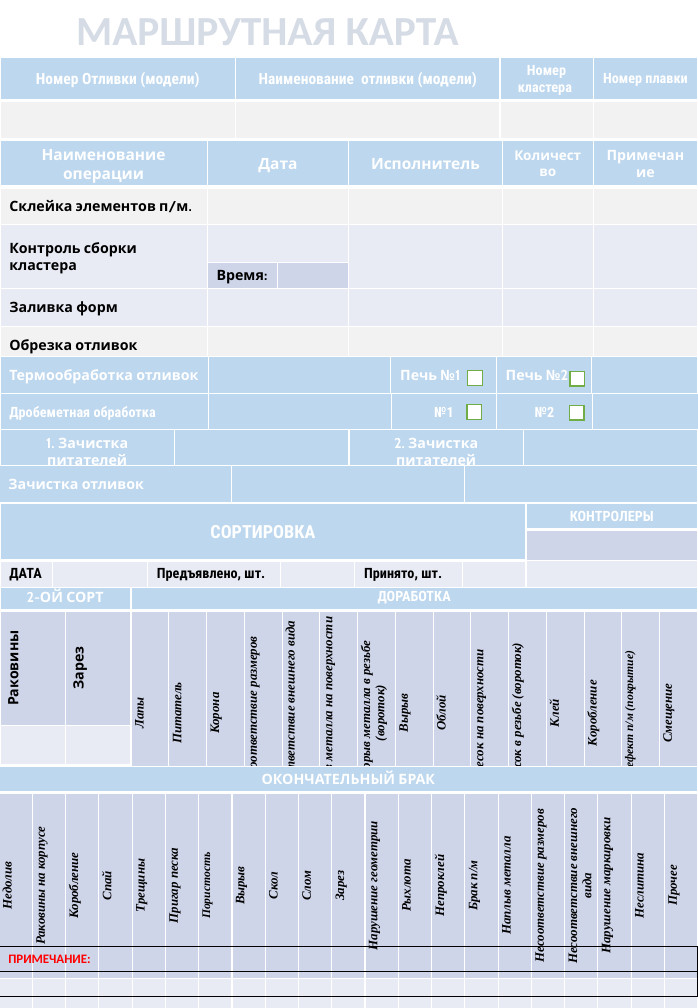
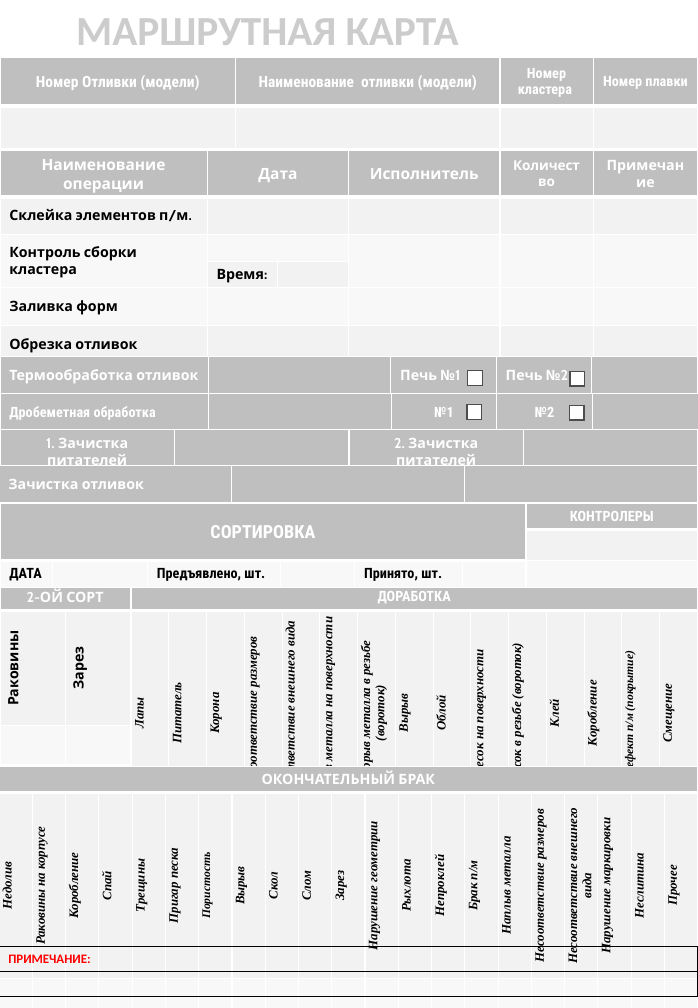
Before and after one commit to fedotrick/FormBuilderX, a slide deck: slide 1 of ШАБЛОН.pptx. Drawn at 698x1008 pixels with LibreOffice and Linux fonts; fonts in the diff are those of the drawing. Boxes give left, top, right and bottom in pixels: in the first picture for what was removed or moved away, otherwise in the second. Text is boxed around its words. In the diff, an @@ line names an element or a change of style, - is before the commit and + after.

Commit message:
Умешьшен шрифт заполняемого текста, внесена корректировка в Шаблон.pptx

```diff
--- a/ШАБЛОН.pptx
+++ b/ШАБЛОН.pptx
@@ text "МАРШРУТНАЯ КАРТА" at bbox=[76, 18, 459, 45]: text colour pattern #44546A on #D6DCE5 to pattern #000000 on #CCCCCC, letter outline #333F50 1 pt to #000000 1 pt @@
@@ table at bbox=[0, 57, 698, 282] @@
@@ fill #BDD7EE to #BFBFBF in row 1 @@
@@ table at bbox=[0, 151, 698, 357] @@
@@ fill #BDD7EE to #BFBFBF in 5 cells @@
@@ fill #E9EBF5 to #F9F9F9 in 10 cells @@
@@ fill #CFD5EA to #F2F2F2 in 2 cells @@
@@ table: place and size @@
-table at bbox=[0, 141, 698, 358]
+table at bbox=[0, 151, 698, 357]
@@ table at bbox=[0, 356, 698, 421] @@
@@ fill #BDD7EE to #BFBFBF in row 1 @@
@@ table at bbox=[0, 394, 698, 432] @@
@@ fill #BDD7EE to #BFBFBF in row 1 @@
@@ outline #70AD47 1 pt to #4D4D4D 1 pt in 6 elements at bbox=[425, 423, 440, 438], bbox=[538, 425, 553, 440], bbox=[467, 370, 482, 385], bbox=[570, 371, 585, 386], bbox=[467, 405, 482, 420], bbox=[570, 406, 584, 421] @@
@@ table at bbox=[0, 430, 698, 473] @@
@@ fill #BDD7EE to #BFBFBF in row 1 @@
@@ table at bbox=[0, 465, 697, 503] @@
@@ fill #BDD7EE to #BFBFBF in row 1 @@
@@ table at bbox=[0, 503, 698, 585] @@
@@ fill #BDD7EE to #BFBFBF in 2 cells @@
@@ fill #CFD5EA to #F2F2F2 in row 2, column 7 @@
@@ fill #E9EBF5 to #F9F9F9 in row 3 @@
@@ table at bbox=[0, 584, 130, 765] @@
@@ fill #BDD7EE to #BFBFBF in row 1, column 1 @@
@@ fill #CFD5EA to #F2F2F2 in row 2 @@
@@ fill #E9EBF5 to #F9F9F9 in row 3 @@
@@ table at bbox=[131, 584, 698, 964] @@
@@ fill #BDD7EE to #BFBFBF in row 1, column 1 @@
@@ fill #CFD5EA to #F2F2F2 in row 2 @@
@@ fill #E9EBF5 to #F9F9F9 in row 3 @@
@@ table at bbox=[0, 767, 698, 963] @@
@@ fill #BDD7EE to #BFBFBF in row 1, column 1 @@
@@ fill #CFD5EA to #F2F2F2 in row 2 @@
@@ fill #E9EBF5 to #F9F9F9 in row 3 @@
```
Also in this commit, not shown: 1 other file.
